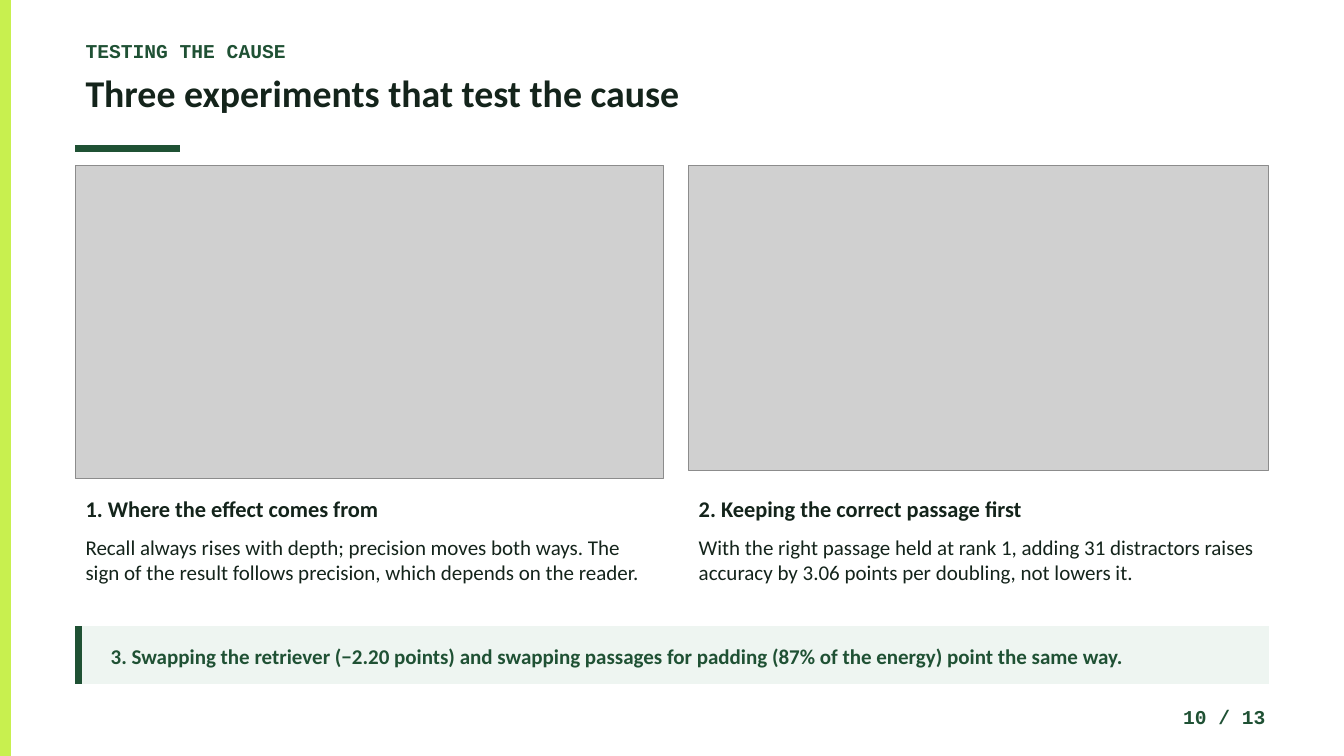
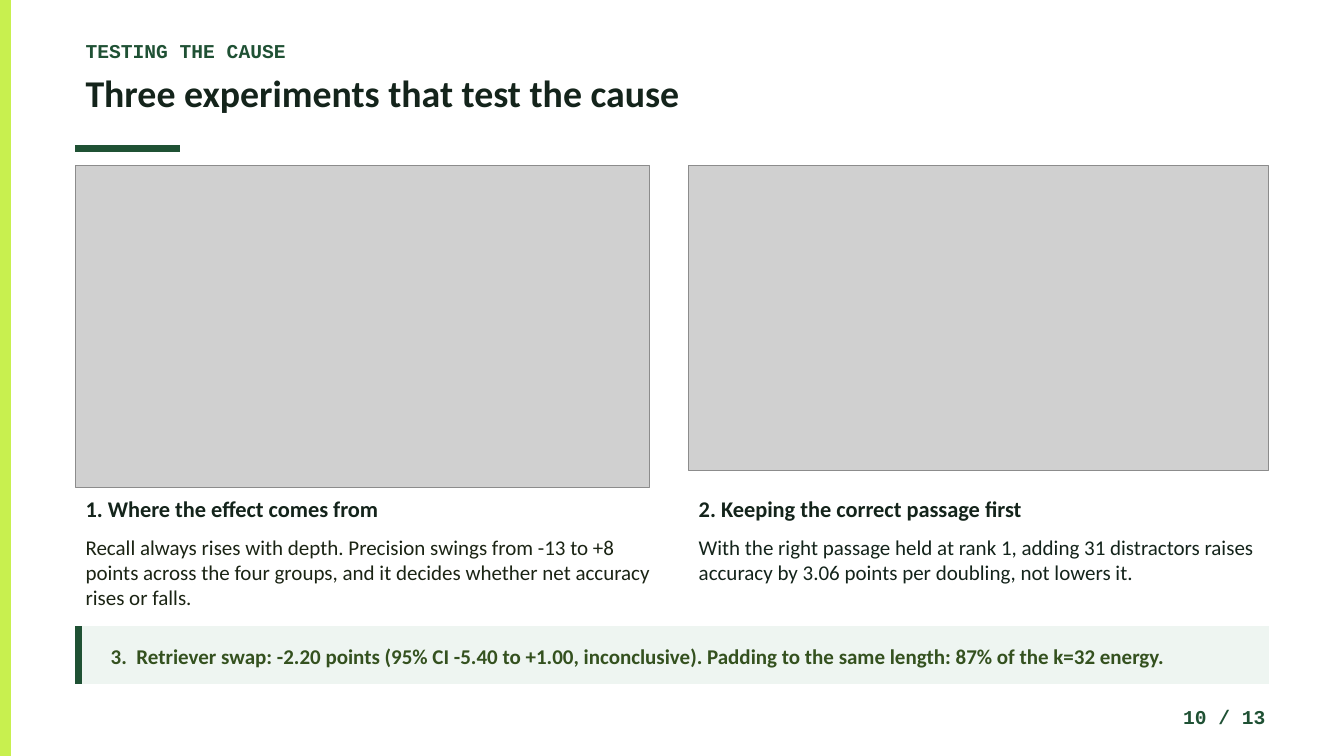
Before and after one commit to Atik203/energy-optimal-rag, a slide deck: slide 10 of Slides/Energy_Methodology_Presentation.pptx. Drawn at 1344x756 pixels with LibreOffice and Linux fonts; fonts in the diff are those of the drawing; grey boxes stand for pictures. Boxes give left, top, right and bottom in pixels: in the first picture for what was removed or moved away, otherwise in the second. Text is boxed around its words. In the diff, an @@ line names an element or a change of style, - is before the commit and + after.

```diff
--- a/Slides/Energy_Methodology_Presentation.pptx
+++ b/Slides/Energy_Methodology_Presentation.pptx
@@ picture: place and size @@
-picture at bbox=[76, 165, 663, 479]
+picture at bbox=[76, 165, 649, 487]
@@ text at bbox=[86, 540, 650, 605]: text changed; text colour #14241B to #1B2414 @@
-Recall always rises with depth; precision moves both ways. The sign of the result follows precision, which depends on the reader.
+Recall always rises with depth. Precision swings from -13 to +8 points across the four groups, and it decides whether net accuracy rises or falls.
@@ text at bbox=[111, 648, 1164, 668]: text changed; text colour #1F5134 to #34511F @@
-3. Swapping the retriever (−2.20 points) and swapping passages for padding (87% of the energy) point the same way.
+3. Retriever swap: -2.20 points (95% CI -5.40 to +1.00, inconclusive). Padding to the same length: 87% of the k=32 energy.
```
Also in this commit, not shown: 6 other slides changed, 22 other files.
